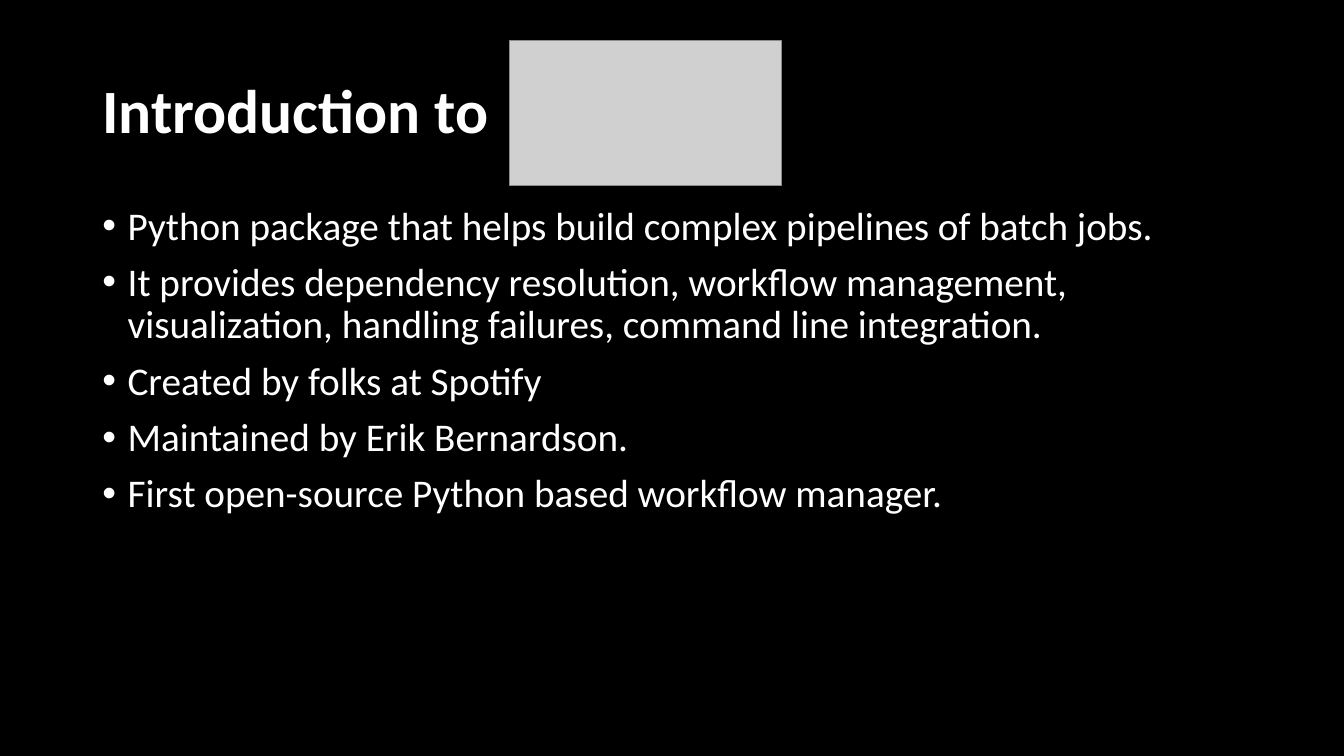
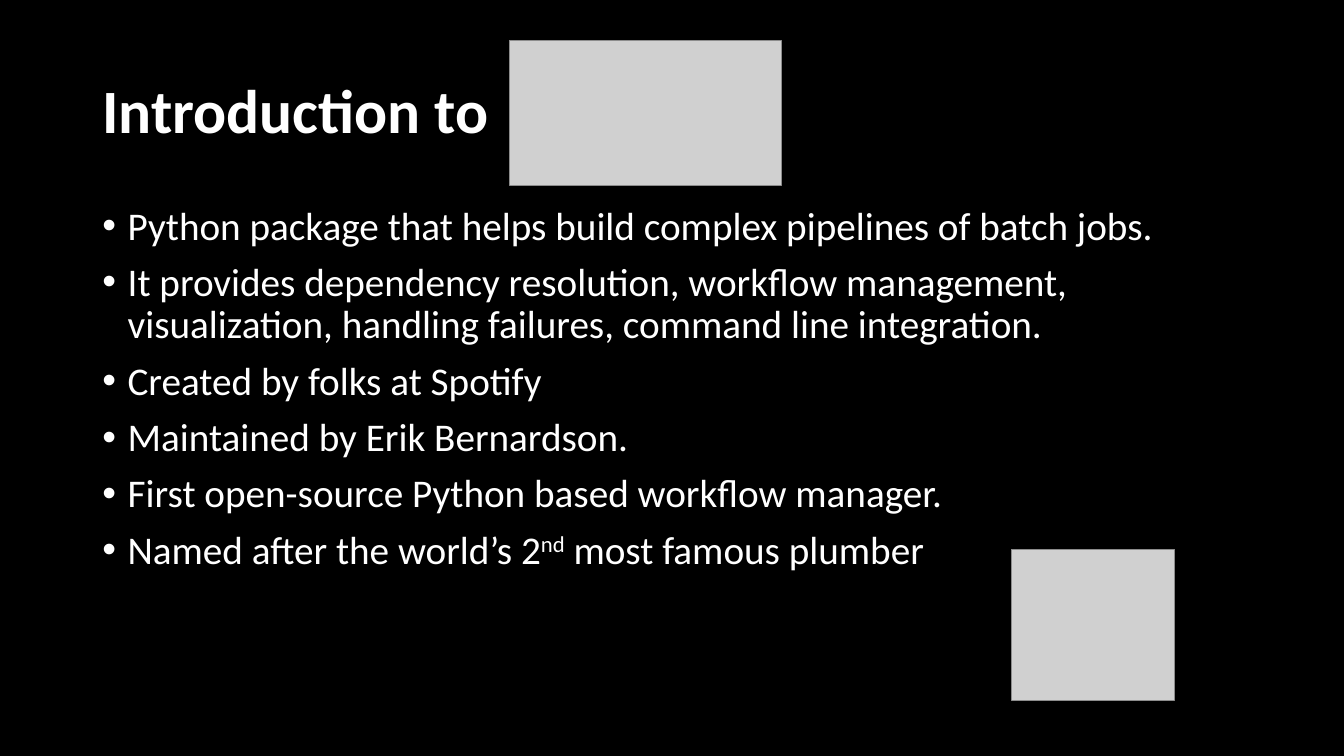
Before and after one commit to femibyte/data-eng, a slide deck: slide 13 of PyData2016-DataPipelinesCloud.pptx. Drawn at 1344x756 pixels with LibreOffice and Linux fonts; fonts in the diff are those of the drawing; grey boxes stand for pictures. Boxes give left, top, right and bottom in pixels: in the first picture for what was removed or moved away, otherwise in the second. Text is boxed around its words. In the diff, an @@ line names an element or a change of style, - is before the commit and + after.

```diff
--- a/PyData2016-DataPipelinesCloud.pptx
+++ b/PyData2016-DataPipelinesCloud.pptx
@@ text at <box>128,536,924,571</box>: paragraph added @@
+• Named after the world’s 2nd most famous plumber
@@ picture added at <box>1012,549,1176,701</box> @@
```
Also in this commit, not shown: 9 other slides changed, 4 slides added.
